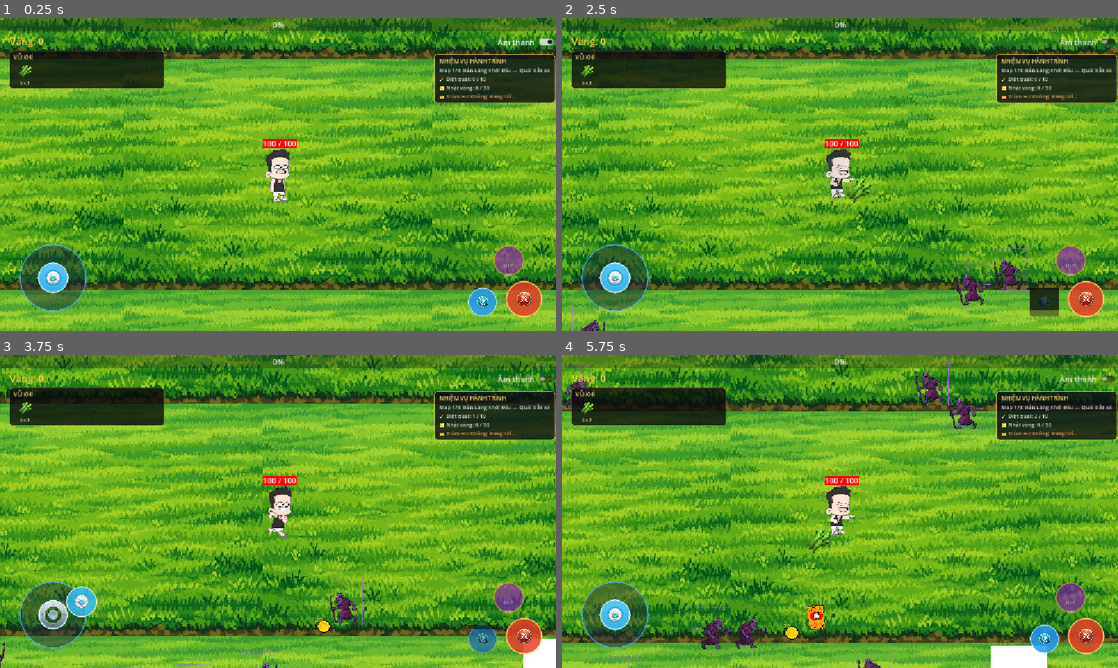
Above: before the commit, frames 1-4 (two rows, left to right).
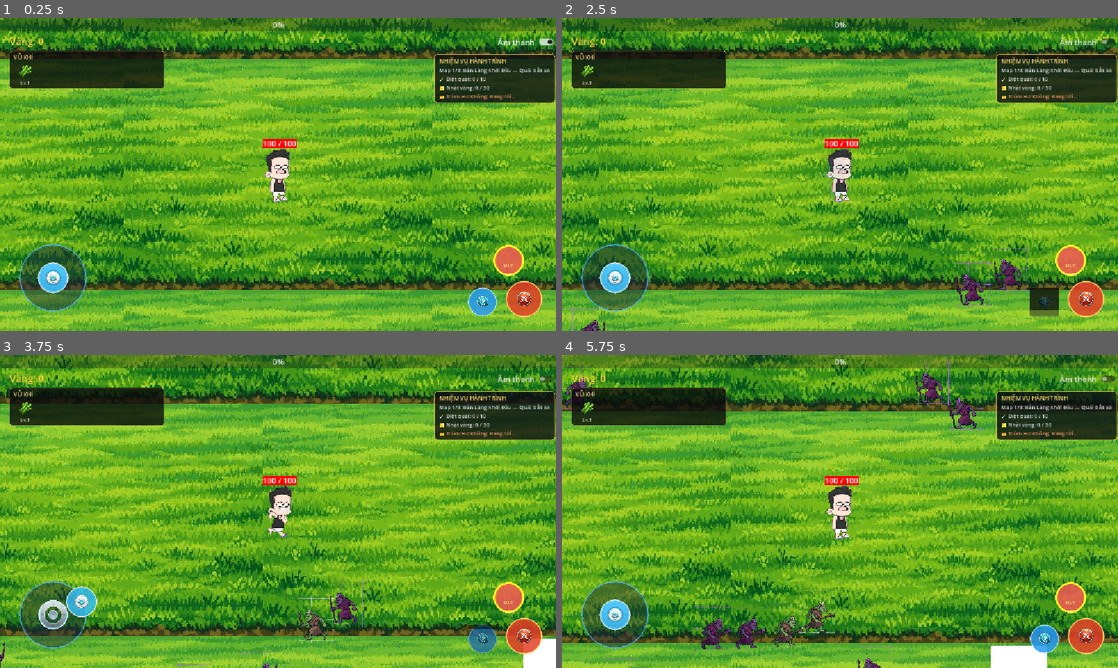
Above: after the commit, the same moments.

Repository: hoducvinhh/game2D
Game: Godot game, scene res://scenes/levels/main.tscn
Same seed, same stepped clock (60 frames per second), same inputs: the game is played once before the commit and once after it. This scene is started directly instead of the project's main scene.
Inputs (mouse positions are in pixels of both pictures, inside the frame that each line leads up to):
- Up to frame 1 (0.25 s): no input
- Up to frame 2 (2.5 s): click "Âm thanh" at 0.5 s; click (1084, 299) at 1.25 s; click (1045, 302) at 2 s
- Up to frame 3 (3.75 s): tap Enter at 2.75 s; move the mouse to (400, 495) at 2.77 s; hold D 2.78-3.5 s; tap J at 2.85 s; click (400, 495) at 2.92 s; tap Space at 3.02 s; tap K at 3.05 s; drag from (166, 527) to (294, 570) at 3.52 s
- Up to frame 4 (5.75 s): move the mouse to (895, 442) at 4.27 s; hold D 4.28-5 s; tap J at 4.35 s; click (895, 442) at 4.42 s; tap K at 4.55 s; drag from (812, 574) to (673, 464) at 5.02 s

The runs differ from the first frame. In frame 1, 0.4% of the frame differs, in the area x 88-95%, y 72-83%; in frame 2, 0.9%; in frame 3, 0.8%; in frame 4, 1.6%, in the area x 36-95%, y 19-94%.

Commit message:
Add import configuration for sniper run frame texture
- Created a new import file for the sniper run frame texture (run_4.png).
- Configured texture compression settings and metadata for optimal performance.
- Set source and destination paths for the texture asset.

Diff:
--- a/scripts/characters/player.gd
+++ b/scripts/characters/player.gd
@@ -73,19 +73,33 @@
 		"attack": character.get("attack_path", ""),
 		"jump": character.get("jump_path", "")
 	}
+	var run_frame_paths: Array = character.get("run_frames", [])
 	var frames := animated_sprite.sprite_frames.duplicate() as SpriteFrames
 	for animation_name in animation_paths:
 		var texture_path: String = animation_paths[animation_name]
-		if texture_path.is_empty() or not ResourceLoader.exists(texture_path):
-			continue
-		var texture := load(texture_path) as Texture2D
-		if not texture:
-			continue
 		if not frames.has_animation(animation_name):
 			frames.add_animation(animation_name)
 		frames.clear(animation_name)
-		frames.add_frame(animation_name, texture)
-		frames.set_animation_speed(animation_name, 8.0)
+		if animation_name == "run" and not run_frame_paths.is_empty():
+			for frame_index in range(run_frame_paths.size()):
+				var frame_path: String = run_frame_paths[frame_index]
+				if not ResourceLoader.exists(frame_path):
+					push_error("Missing run animation frame: %s" % frame_path)
+					continue
+				var frame_texture := load(frame_path) as Texture2D
+				if not frame_texture:
+					push_error("Cannot load run animation frame: %s" % frame_path)
+					continue
+				var frame_duration := 0.75 if frame_index == 2 else 1.0
+				frames.add_frame(animation_name, frame_texture, frame_duration)
+		else:
+			if texture_path.is_empty() or not ResourceLoader.exists(texture_path):
+				continue
+			var texture := load(texture_path) as Texture2D
+			if not texture:
+				continue
+			frames.add_frame(animation_name, texture)
+		frames.set_animation_speed(animation_name, 10.0 if animation_name == "run" and not run_frame_paths.is_empty() else 8.0)
 		frames.set_animation_loop(animation_name, not ["attack", "jump"].has(animation_name))
 	animated_sprite.stop()
 	animated_sprite.sprite_frames = frames
@@ -125,6 +139,10 @@
 
 # --- TẤN CÔNG CHỦ ĐỘNG (ACTIVE MELEE ATTACK) ---
 func perform_active_attack() -> void:
+	var sugarcane := weapons.get_node_or_null("Sugarcane")
+	if sugarcane and sugarcane.has_method("manual_attack"):
+		sugarcane.call("manual_attack")
+
 	if attack_cooldown_timer > 0.0:
 		return
 	var cd = 0.25 if ultimate_buff_timer > 0.0 else 0.45
--- a/scripts/game_data.gd
+++ b/scripts/game_data.gd
@@ -90,7 +90,12 @@
 		"portrait_path": "res://assets/sprites/player/sniper_portrait.png",
 		"fallback_portrait": "res://assets/sprites/player/character_selection.png",
 		"normal_path": "res://assets/sprites/player/sniper_normal.png",
-		"run_path": "res://assets/sprites/player/sniper_run.png",
+		"run_frames": [
+			"res://assets/sprites/player/sniper_run_frames/run_1.png",
+			"res://assets/sprites/player/sniper_run_frames/run_2.png",
+			"res://assets/sprites/player/sniper_run_frames/run_3.png",
+			"res://assets/sprites/player/sniper_run_frames/run_4.png"
+		],
 		"attack_path": "res://assets/sprites/player/sniper_attack.png",
 		"bonus_hp": 10,
 		"bonus_speed": 15.0
--- a/scripts/spawner.gd
+++ b/scripts/spawner.gd
@@ -8,6 +8,12 @@
 
 @onready var timer: Timer = $Timer
 
+var quest_tracker: Node
+var current_map_id: String = ""
+var current_enemy_type: String = "basic"
+var current_batch_size: int = 5
+var current_spawn_interval: float = 2.0
+
 @export var batch_size: int = 5
 @export var max_active_enemies: int = 85
 
@@ -16,7 +22,6 @@
 var phase: RunPhase = RunPhase.MAP
 var map_index: int = 0
 var map_time_elapsed: float = 0.0
-var quest_tracker: Node
 var pet_spawn_pending: bool = false
 var awaiting_continue_confirmation: bool = false
 
@@ -27,13 +32,18 @@
 
 	timer.timeout.connect(_on_timer_timeout)
 	timer.stop()
+	_apply_difficulty_settings()
+	call_deferred("_spawn_companion_pet")
+
+func _apply_difficulty_settings() -> void:
 	var difficulty: Dictionary = GameData.DIFFICULTIES.get(
 		GameData.selected_difficulty_id,
 		GameData.DIFFICULTIES["hard"]
 	)
-	timer.wait_time = difficulty.get("spawn_interval", 2.0)
-	batch_size = difficulty.get("batch_size", 5)
-	call_deferred("_spawn_companion_pet")
+	current_spawn_interval = difficulty.get("spawn_interval", 2.0)
+	current_batch_size = difficulty.get("batch_size", 5)
+	timer.wait_time = current_spawn_interval
+	batch_size = current_batch_size
 
 func _process(delta: float) -> void:
 	if phase == RunPhase.MAP:
@@ -55,15 +65,17 @@
 	phase = RunPhase.MAP
 	map_time_elapsed = 0.0
 	var map_id: String = GameData.run_map_order[map_index]
+	current_map_id = map_id
 	GameData.current_run_map_id = map_id
-	var enemy_type: String = GameData.run_enemy_type_by_map[map_id]
+	current_enemy_type = GameData.run_enemy_type_by_map.get(map_id, "basic")
 	var main_scene := get_tree().current_scene
-	if main_scene.has_method("apply_run_map"):
+	if main_scene and main_scene.has_method("apply_run_map"):
 		main_scene.call("apply_run_map", map_id)
 	else:
 		push_error("Main scene is missing apply_run_map")
+	_apply_difficulty_settings()
 	if is_instance_valid(quest_tracker):
-		quest_tracker.call("begin_map_stage", map_index + 1, GameData.run_map_order.size(), map_id, enemy_type)
+		quest_tracker.call("begin_map_stage", map_index + 1, GameData.run_map_order.size(), map_id, current_enemy_type)
 	timer.start()
 
 func _on_stage_completed() -> void:
@@ -163,10 +175,15 @@
 	if current_enemy_count >= max_active_enemies:
 		return
 
-	var map_id: String = GameData.current_run_map_id
-	var enemy_type: String = GameData.run_enemy_type_by_map[map_id]
+	if current_map_id.is_empty():
+		current_map_id = GameData.current_run_map_id
+	if current_map_id.is_empty():
+		current_map_id = GameData.run_map_order[0] if not GameData.run_map_order.is_empty() else "map_1"
+	if not GameData.run_enemy_type_by_map.has(current_map_id):
+		GameData.start_random_run()
+	current_enemy_type = GameData.run_enemy_type_by_map.get(current_map_id, "basic")
 	var enemy_scene: PackedScene
-	match enemy_type:
+	match current_enemy_type:
 		"basic":
 			enemy_scene = basic_enemy_scene
 		"fast":
@@ -174,20 +191,22 @@
 		"ranged":
 			enemy_scene = ranged_enemy_scene
 		_:
-			push_error("Unknown enemy type for map %s: %s" % [map_id, enemy_type])
-			return
-
-	for i in range(batch_size):
+			push_error("Unknown enemy type for map %s: %s" % [current_map_id, current_enemy_type])
+			return
+
+	for i in range(max(1, current_batch_size)):
 		var spawn_distance = randf_range(520.0, 720.0)
 		var spawn_angle = randf() * PI * 2
 		var spawn_offset = Vector2(cos(spawn_angle), sin(spawn_angle)) * spawn_distance
 		var spawn_position = player.global_position + spawn_offset
 		if not enemy_scene:
-			push_error("Missing enemy scene for type %s" % enemy_type)
+			push_error("Missing enemy scene for type %s" % current_enemy_type)
 			return
 		var enemy := enemy_scene.instantiate() as BaseEnemy
 		if not enemy:
-			push_error("Enemy scene for %s does not use BaseEnemy" % enemy_type)
+			push_error("Enemy scene for %s does not use BaseEnemy" % current_enemy_type)
 			return
 		enemy.global_position = spawn_position
 		get_tree().current_scene.add_child(enemy)
+		if get_tree().get_nodes_in_group("enemies").size() >= max_active_enemies:
+			break
--- a/scripts/ui/touch_controls.gd
+++ b/scripts/ui/touch_controls.gd
@@ -15,7 +15,7 @@
 # Cooldowns and Rage
 var dash_cooldown: float = 2.0
 var dash_timer: float = 0.0
-var rage_percent: float = 0.0 # 0.0 to 100.0
+var rage_percent: float = 100.0 # First ultimate is available immediately.
 const ULTIMATE_ICON_PATH := "res://assets/sprites/ui/btn_utilmate.png"
 
 @onready var root_control: Control = $Control
--- a/scripts/weapon/sugarcane.gd
+++ b/scripts/weapon/sugarcane.gd
@@ -10,7 +10,7 @@
 var damage: int = 20
 var bullet_count: int = 1
 var attack_speed: float = 500.0
-var attack_timer: float = 0.0
+var attack_timer: float = 0.8
 var is_evolved: bool = false
 
 const UPGRADE_DESCRIPTIONS = {
@@ -26,10 +26,13 @@
 func _process(delta: float) -> void:
 	var player := get_tree().get_first_node_in_group("player")
 	var speed_multiplier: float = player.get_attack_speed_multiplier() if player and player.has_method("get_attack_speed_multiplier") else 1.0
-	attack_timer += delta * speed_multiplier
-	if attack_timer >= attack_cooldown:
-		attack_timer = 0.0
-		attack()
+	attack_timer = minf(attack_cooldown, attack_timer + delta * speed_multiplier)
+
+func manual_attack() -> void:
+	if attack_timer < attack_cooldown:
+		return
+	attack_timer = 0.0
+	attack()
 
 func attack() -> void:
 	var enemies = get_tree().get_nodes_in_group("enemies")
Not shown, added: assets/sprites/player/b3597d36-c4ff-4feb-9be9-17ec025e859e-removebg-preview.png.import
Binary file changed: assets/sprites/player/sniper_run.png
Not shown, added: assets/sprites/player/sniper_run1.png.import
Binary file added: assets/sprites/player/sniper_run_frames/run_1.png
Not shown, added: assets/sprites/player/sniper_run_frames/run_1.png.import
Binary file added: assets/sprites/player/sniper_run_frames/run_2.png
Not shown, added: assets/sprites/player/sniper_run_frames/run_2.png.import
Binary file added: assets/sprites/player/sniper_run_frames/run_3.png
Not shown, added: assets/sprites/player/sniper_run_frames/run_3.png.import
Binary file added: assets/sprites/player/sniper_run_frames/run_4.png
Not shown, added: assets/sprites/player/sniper_run_frames/run_4.png.import
Binary file changed: assets/sprites/weapons/phone/phone2.png
